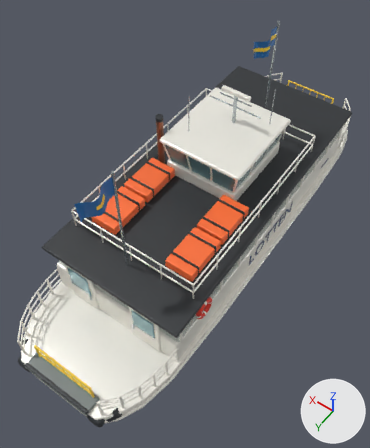
The Blender file source_blender/Lotten.blend: old version first, new version second.
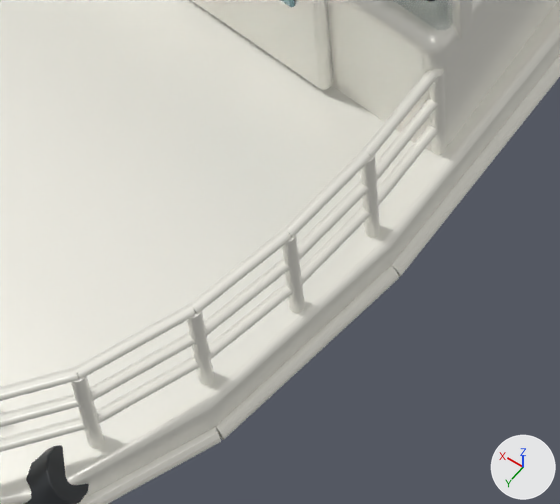
The first picture shows the older version from a 50 mm lens placed at (-4.88, 8.17, 12.27), pointed at (-0.03, 1.37, 1.59). The close-ups show the older and then the newer version on the part from 29% to 53% of the width and 75% to 93% of the height of that picture. Only the edits that show in the close-ups are written down. Every picture has the same lights, and +X, +Y and +Z are marked at lower right.

Script lines for the objects in view, before the commit:
```python
me_cylinder_027 = bpy.data.meshes.new('Cylinder.027')
me_cylinder_027.from_pydata(...)  # 72 vertices, 62 faces; spans x -0.029..0.029, y -0.029..0.029, z -0.35..0.35
me_cylinder_027.materials.append(mat_painted_aluminium)  # white #f8f6ed
me_cylinder_044 = bpy.data.meshes.new('Cylinder.044')
me_cylinder_044.from_pydata(...)  # 72 vertices, 62 faces; spans x -0.022..0.022, y -0.022..0.022, z -0.245..0.245
me_cylinder_044.materials.append(mat_painted_aluminium)  # white #f8f6ed
me_cylinder_150 = bpy.data.meshes.new('Cylinder.150')
me_cylinder_150.from_pydata(...)  # 72 vertices, 62 faces; spans x -0.105..0.105, y -0.105..0.105, z -0.197..0.197
me_cylinder_150.materials.append(mat_fender_rubber)  # dark grey #2e3135
ob_boarding_deck_rail_027 = bpy.data.objects.new('Boarding deck rail.027', me_cylinder_044)
ob_boarding_deck_rail_027.parent = ob_lotten
ob_boarding_deck_rail_027.location = (-1.365, 6.02, 0.88)
ob_boarding_deck_rail_027.rotation_euler = (1.571, 0.0, 2.457)  # degrees (90, 0, 141)
ob_bulwark_stanchion_007 = bpy.data.objects.new('Bulwark stanchion.007', me_cylinder_027)
ob_bulwark_stanchion_007.parent = ob_lotten
ob_bulwark_stanchion_007.location = (-1.85, 4.64, 1.0)
ob_docking_buffer_001 = bpy.data.objects.new('Docking buffer.001', me_cylinder_150)
ob_docking_buffer_001.parent = ob_lotten
ob_docking_buffer_001.location = (-1.405, 6.075, 0.53)
ob_docking_buffer_001.rotation_euler = (0.852, 0.0, -0.785)  # degrees (49, 0, -45)
# also in view: 'Boarding deck rail.026' at (-1.61, 5.63, 1.35); 'Boarding deck rail.022' at (-1.75, 5.23, 1.11); 'Boarding door.002' at (-0.98, 4.29, 1.41); 'Saloon mullion.010' at (-1.87, 4.1, 1.86); 'Boarding deck rail.017' at (-1.86, 4.44, 1.35)
```
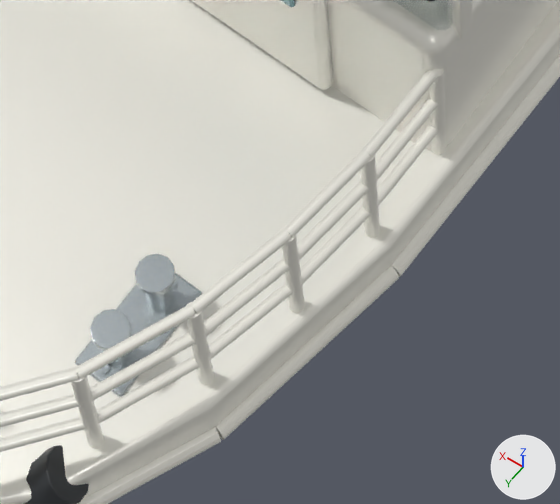
Pixel boxes [x1, y1, x2, y2] of what changed, in the close-ups (560 x 504 px):
'Mooring bitt base.002', added
    after: [75, 273, 202, 397]
'Mooring bitt head.004', added
    after: [135, 254, 176, 296]
'Mooring bitt head.005', added
    after: [90, 309, 132, 351]
'Mooring bitt post.004', added
    after: [145, 288, 174, 312]
'Mooring bitt post.005', added (mostly hidden)
    after: [102, 350, 130, 368]
'Mooring base fastener.005', added
    after: [100, 364, 110, 374]

The edits, one by one:
Mesh me_cylinder_133_1 is new.
It has 72 vertices, 62 faces and spans x -0.018..0.018, y -0.018..0.018, z -0.007..0.007.
It uses material mat_galvanised_fittings (light grey #bac2c5).
Mesh me_cylinder_131_1 is new.
It has 72 vertices, 62 faces and spans x -0.073..0.073, y -0.073..0.073, z -0.017..0.017.
It uses material mat_galvanised_fittings (light grey #bac2c5).
Mesh me_cylinder_130_1 is new.
It has 72 vertices, 62 faces and spans x -0.049..0.049, y -0.049..0.049, z -0.119..0.119.
It uses material mat_galvanised_fittings (light grey #bac2c5).
Mesh me_cylinder_129_1 is new.
It has 72 vertices, 62 faces and spans x -0.073..0.073, y -0.073..0.073, z -0.017..0.017.
It uses material mat_galvanised_fittings (light grey #bac2c5).
Mesh me_cube_069 is new.
It has 96 vertices, 98 faces and spans x -0.11..0.11, y -0.235..0.235, z -0.017..0.017.
It uses material mat_galvanised_fittings (light grey #bac2c5).
Object 'Mooring base fastener.005' (ob_mooring_base_fastener_005) is new; it shows me_cylinder_133_1.
Its parent is ob_lotten.
Its location is (-1.39, 5.62, 0.706).
Object 'Mooring bitt head.005' (ob_mooring_bitt_head_005) is new; it shows me_cylinder_131_1.
Its parent is ob_lotten.
Its location is (-1.39, 5.554, 0.935).
Object 'Mooring bitt post.005' (ob_mooring_bitt_post_005) is new; it shows me_cylinder_130_1.
Its parent is ob_lotten.
Its location is (-1.39, 5.554, 0.811).
Object 'Mooring bitt head.004' (ob_mooring_bitt_head_004) is new; it shows me_cylinder_129_1.
Its parent is ob_lotten.
Its location is (-1.39, 5.306, 0.935).
Object 'Mooring bitt post.004' (ob_mooring_bitt_post_004) is new; it shows a copy of me_cylinder_130_1.
Its parent is ob_lotten.
Its location is (-1.39, 5.306, 0.811).
Object 'Mooring bitt base.002' (ob_mooring_bitt_base_002) is new; it shows me_cube_069.
Its parent is ob_lotten.
Its location is (-1.39, 5.43, 0.684).
